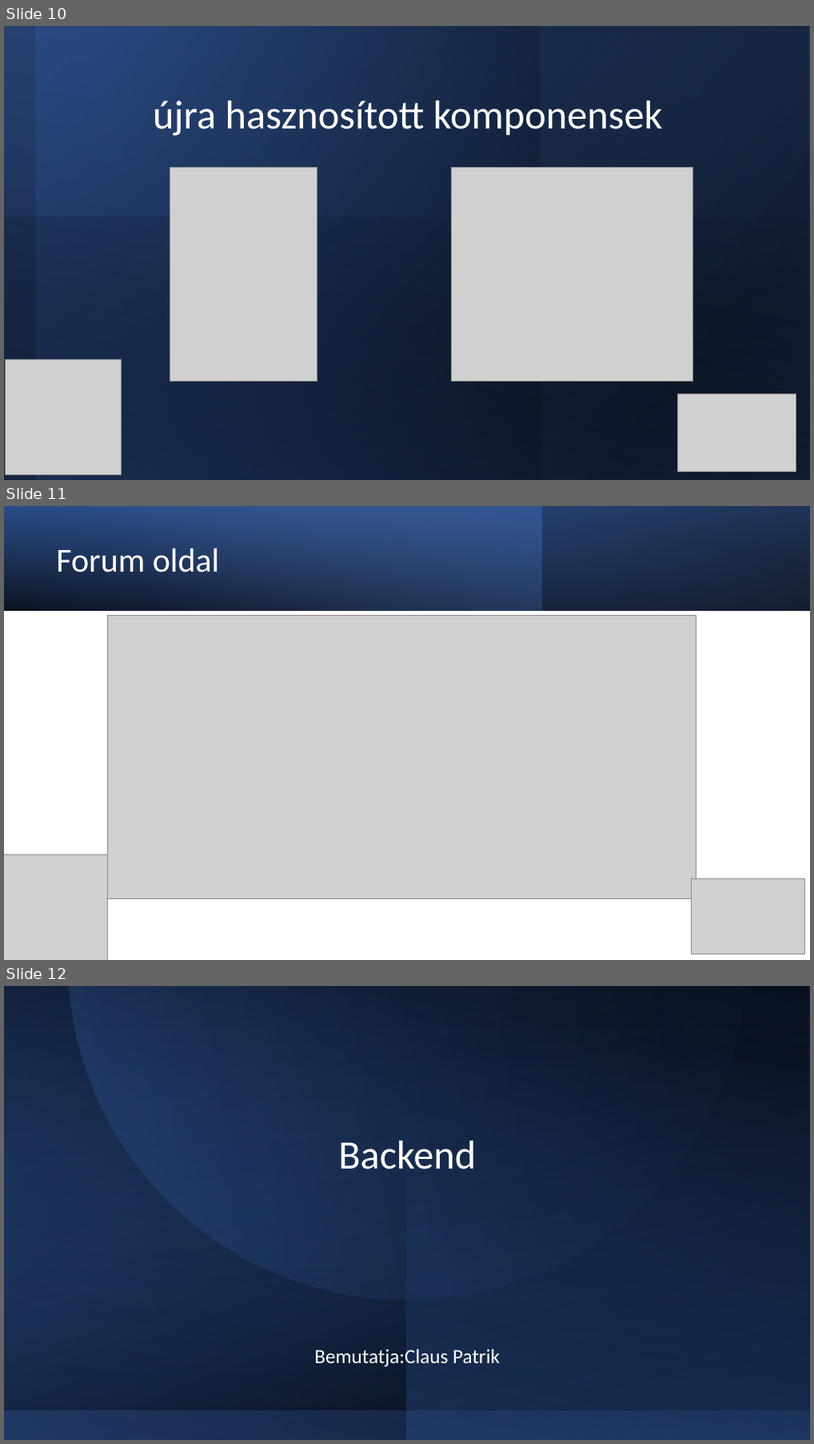
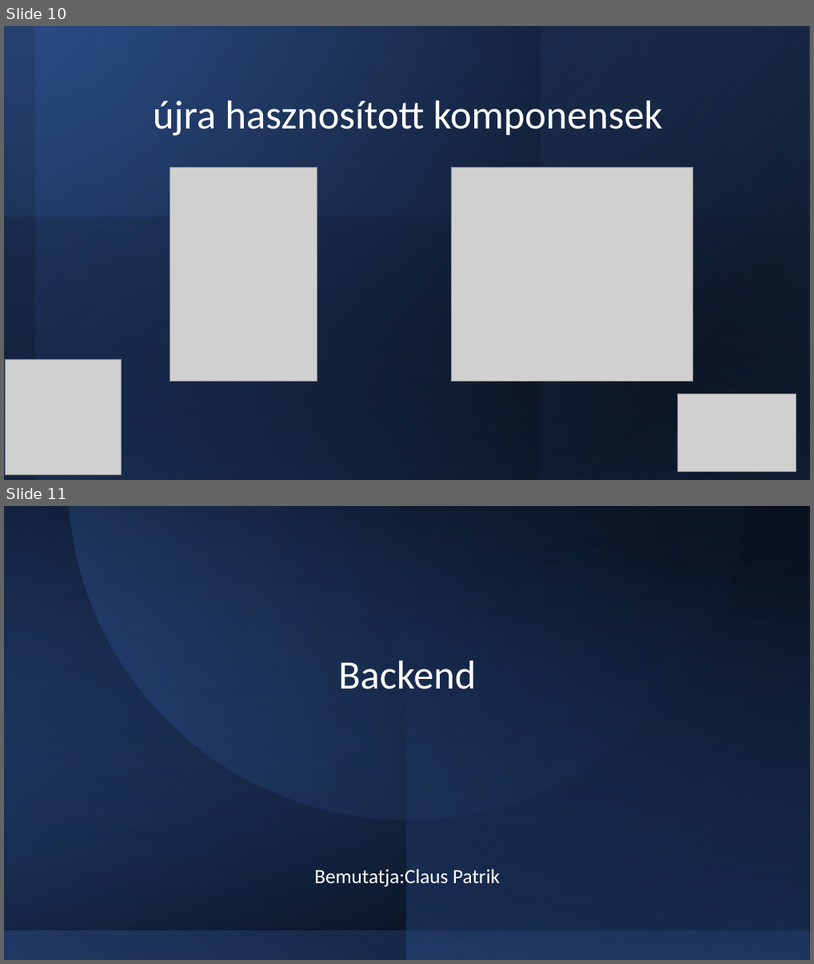
Before and after one commit to ClausPatrik/Makettoldal, a slide deck: MakettMester.pptx. Shown one above the other, each under a label of ours: slides 10, 11 and 12 before the commit, slides 10 and 11 after it. The pictures are 814x1444 and 814x964 pixels, drawn with LibreOffice and Linux fonts; fonts in the diff are those of the drawing; grey boxes stand for pictures. Boxes give left, top, right and bottom in pixels: in the first picture for what was removed or moved away, otherwise in the second. Text is boxed around its words. In the diff, an @@ line names an element or a change of style, - is before the commit and + after.

Commit message:
ppt

```diff
--- a/MakettMester.pptx
+++ b/MakettMester.pptx
@@ slide 11 removed at bbox=[4, 506, 810, 960], background #FFFFFF @@
@@ rectangle removed at bbox=[4, 506, 810, 610] @@
@@ rectangle removed at bbox=[4, 506, 542, 610] @@
@@ rectangle removed at bbox=[4, 506, 810, 610] @@
@@ title removed at bbox=[56, 548, 219, 572] @@
-Forum oldal
@@ picture removed at bbox=[107, 616, 697, 898] @@
@@ picture removed at bbox=[4, 855, 107, 960] @@
@@ picture removed at bbox=[691, 879, 805, 954] @@
@@ what was slide 12 is now slide 11 @@
```
